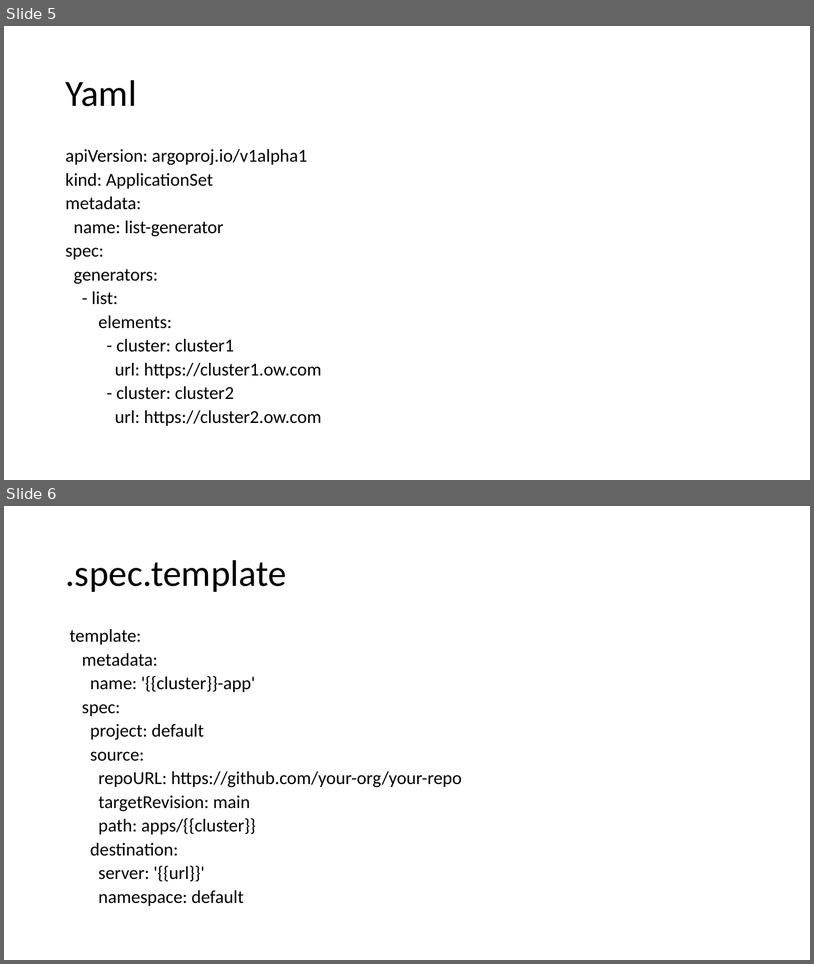
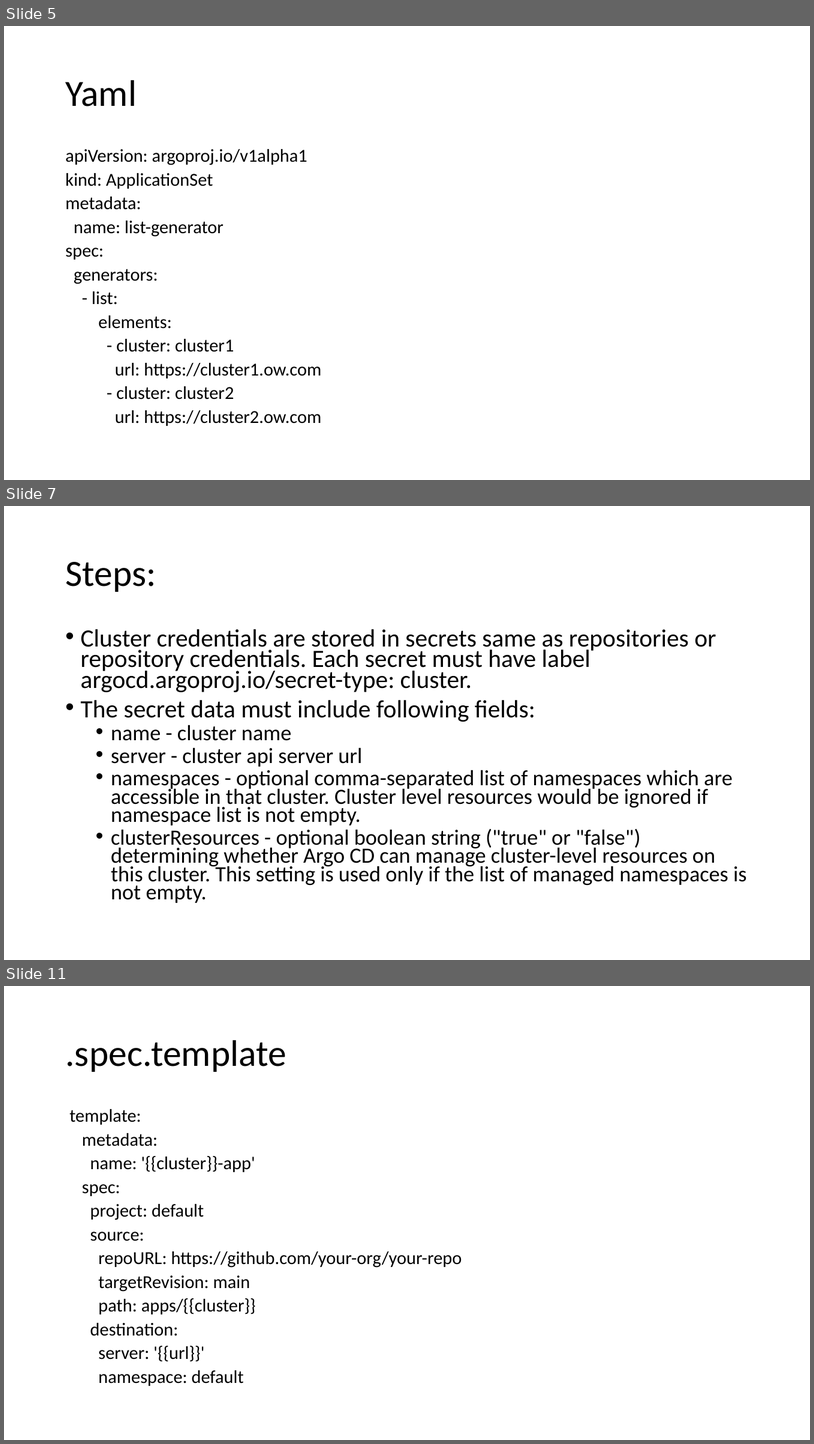
Before and after one commit to amitopenwriteup/argodocs, a slide deck: ApplicationSet.pptx. Shown one above the other, each under a label of ours: slides 5 and 6 before the commit, slides 5, 7 and 11 after it; the slides between them are not shown. The pictures are 814x964 and 814x1444 pixels, drawn with LibreOffice and Linux fonts; fonts in the diff are those of the drawing. Boxes give left, top, right and bottom in pixels: in the first picture for what was removed or moved away, otherwise in the second. Text is boxed around its words. In the diff, an @@ line names an element or a change of style, - is before the commit and + after.

```diff
--- a/ApplicationSet.pptx
+++ b/ApplicationSet.pptx
@@ slide 7 added at (x1=4, y1=506, x2=810, y2=960), background #FFFFFF @@
@@ title added at (x1=65, y1=562, x2=156, y2=592), 44 pt, text #000000 @@
+Steps:
@@ text added at (x1=81, y1=629, x2=747, y2=903), 25.9 pt, text #000000 @@
+• Cluster credentials are stored in secrets same as repositories or repository credentials. Each secret must have label argocd.argoproj.io/secret-type: cluster.
+• The secret data must include following fields:
+  • name - cluster name
+  • server - cluster api server url
+  • namespaces - optional comma-separated list of namespaces which are accessible in that cluster. Cluster level resources would be ignored if namespace list is not empty.
+  • clusterResources - optional boolean string ("true" or "false") determining whether Argo CD can manage cluster-level resources on this cluster. This setting is used only if the list of managed namespaces is not empty.
@@ what was slide 6 is now slide 11 @@
```
Also in this commit, not shown: 4 other slides added, 2 other files.
